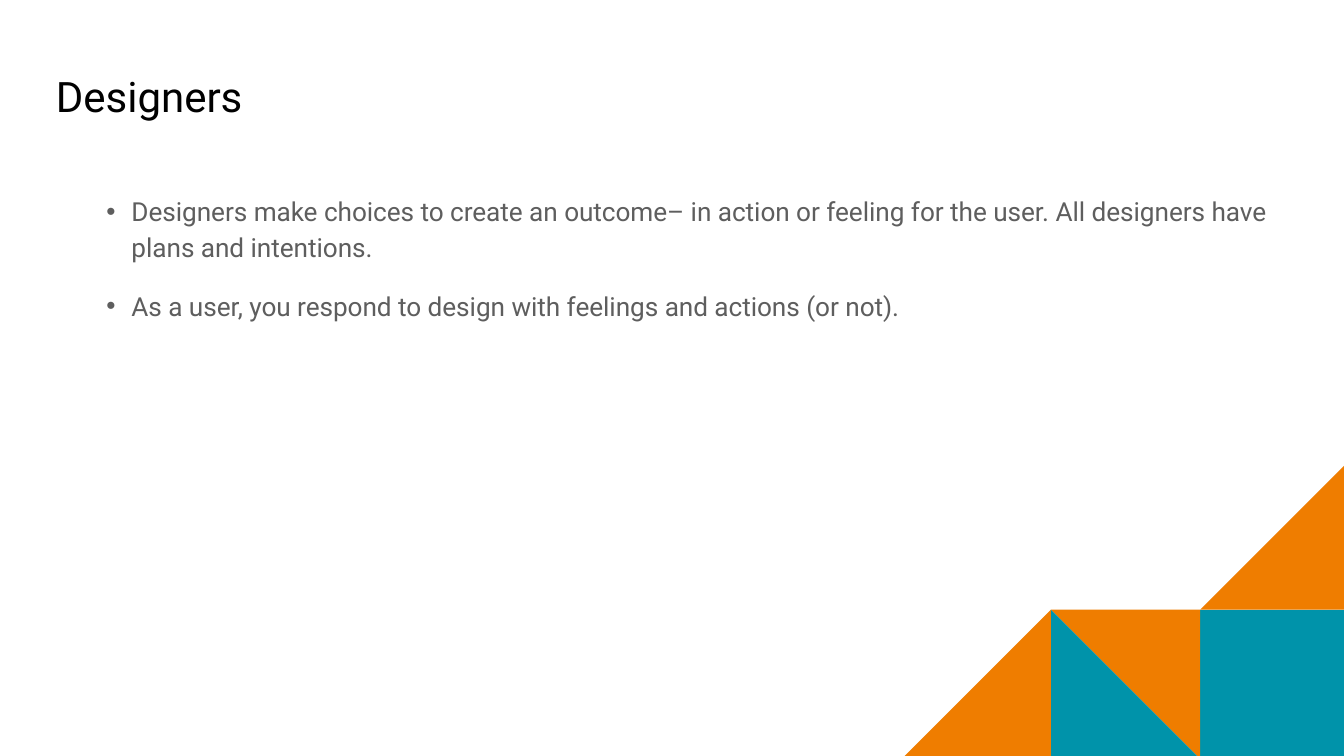
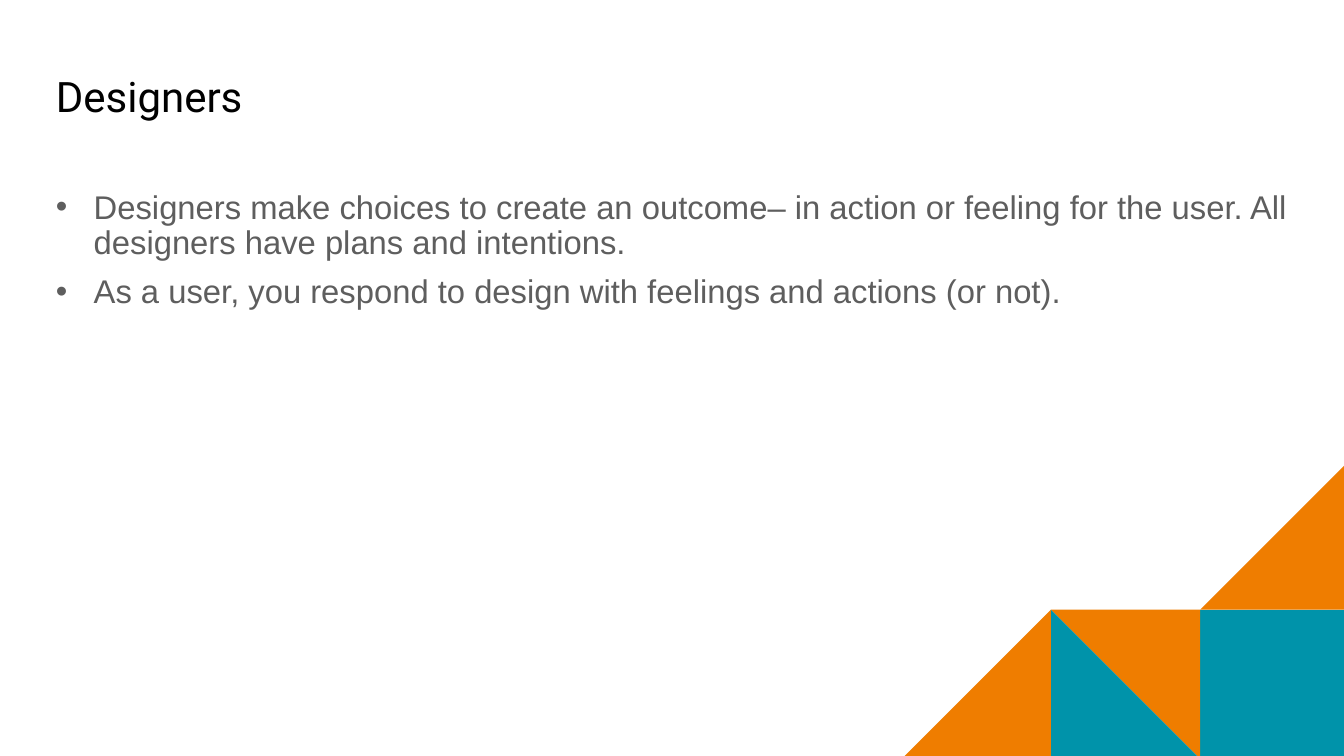
Before and after one commit to mr-eggleton/web-lit-core, a slide deck: slide 5 of final ppt/06-design-on-the-web.pptx. Drawn at 1344x756 pixels with LibreOffice and Linux fonts; fonts in the diff are those of the drawing; background and template pictures are left out. Boxes give left, top, right and bottom in pixels: in the first picture for what was removed or moved away, otherwise in the second. Text is boxed around its words. In the diff, an @@ line names an element or a change of style, - is before the commit and + after.

```diff
--- a/final ppt/06-design-on-the-web.pptx
+++ b/final ppt/06-design-on-the-web.pptx
@@ text "Designers make choices to create ..." at (94,195,1286,310): size 18.7 to 23.3 pt, font Roboto to Arial; list level 2 to 1 in "Designers make choices to create ..."; line spacing 1.15 to 0.9; list level 2 to 1 in "As a user, you respond ..." @@
```
Also in this commit, not shown: 9 other slides changed, 12 other files.
